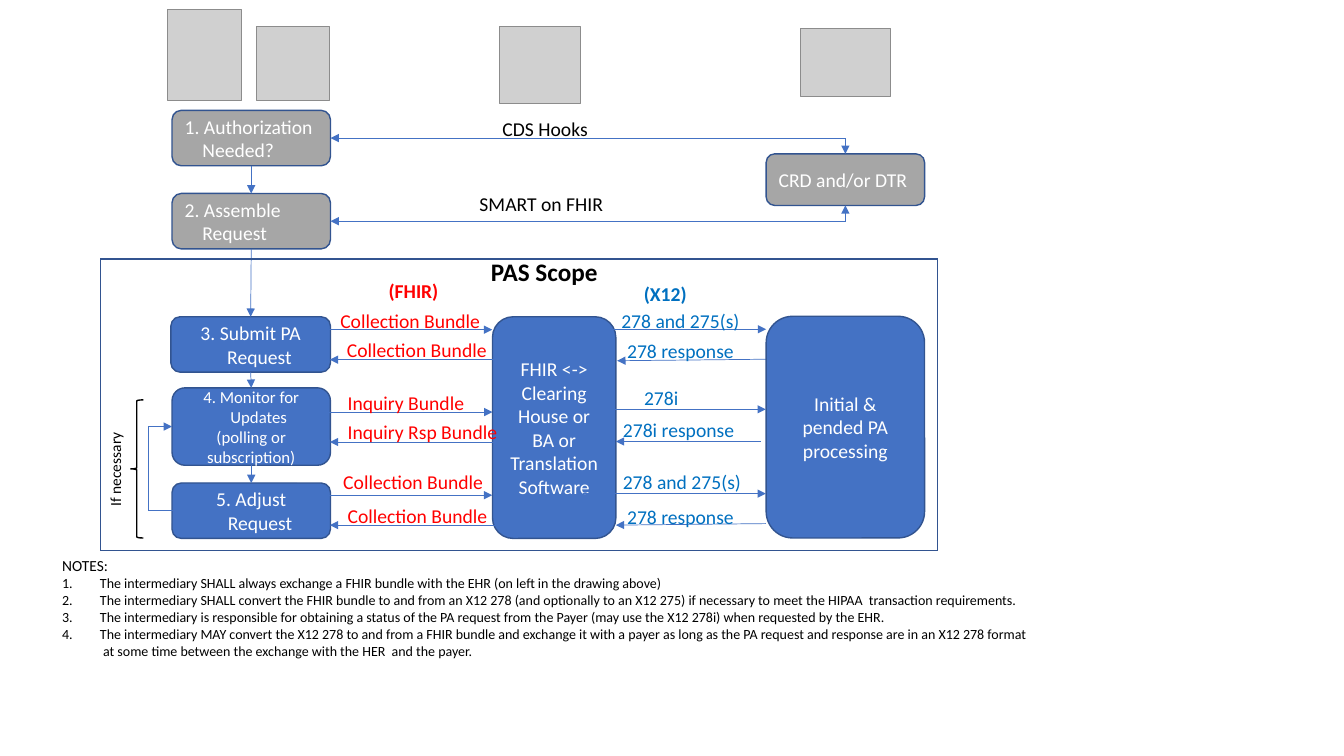
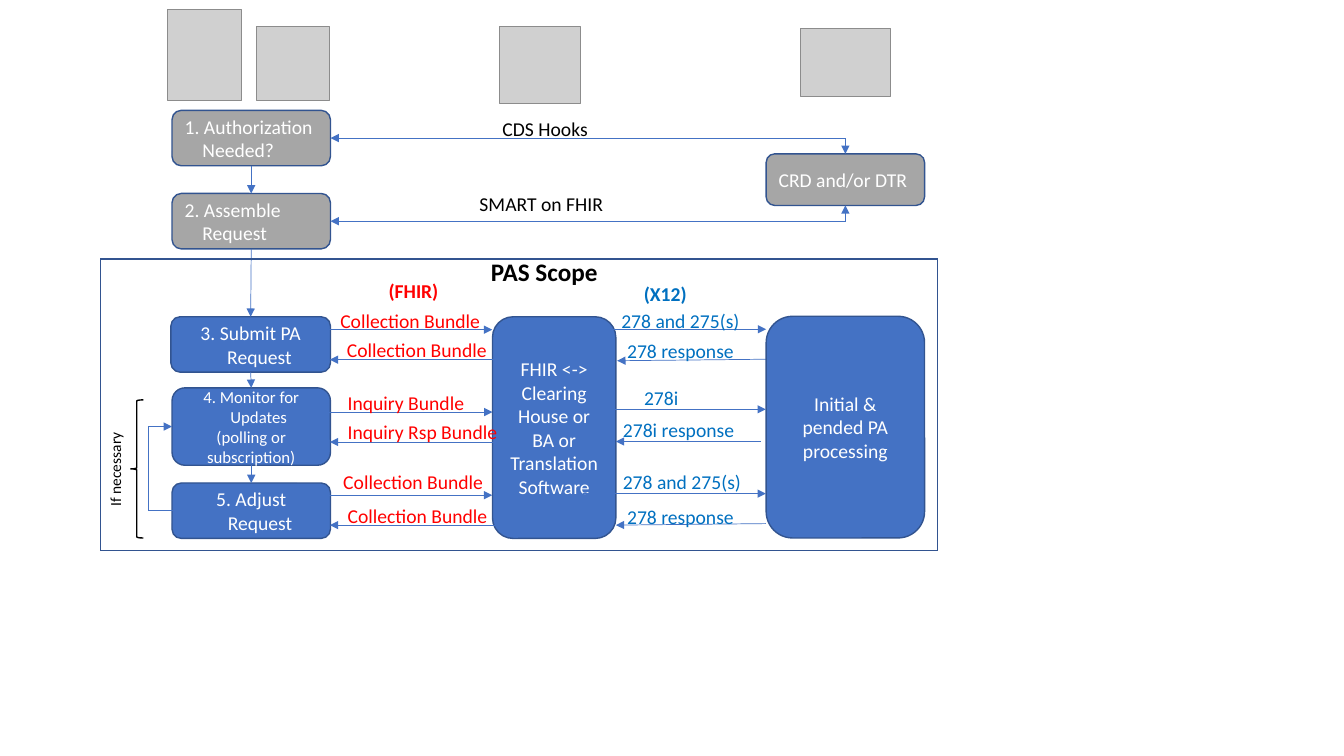
Before and after one commit to HL7/davinci-pas, a slide deck: slide 4 of images-source/drawings.pptx. Drawn at 1344x756 pixels with LibreOffice and Linux fonts; fonts in the diff are those of the drawing; grey boxes stand for pictures. Boxes give left, top, right and bottom in pixels: in the first picture for what was removed or moved away, otherwise in the second. Text is boxed around its words. In the diff, an @@ line names an element or a change of style, - is before the commit and + after.

```diff
--- a/images-source/drawings.pptx
+++ b/images-source/drawings.pptx
@@ text removed at (x1=62, y1=561, x2=1026, y2=659) @@
-NOTES:
-1. The intermediary SHALL always exchange a FHIR bundle with the EHR (on left in the drawing above)
-2. The intermediary SHALL convert the FHIR bundle to and from an X12 278 (and optionally to an X12 275) if necessary to meet the HIPAA transaction requirements.
-3. The intermediary is responsible for obtaining a status of the PA request from the Payer (may use the X12 278i) when requested by the EHR.
-4. The intermediary MAY convert the X12 278 to and from a FHIR bundle and exchange it with a payer as long as the PA request and response are in an X12 278 format
-   at some time between the exchange with the HER and the payer.
```
Also in this commit, not shown: 51 other files.
